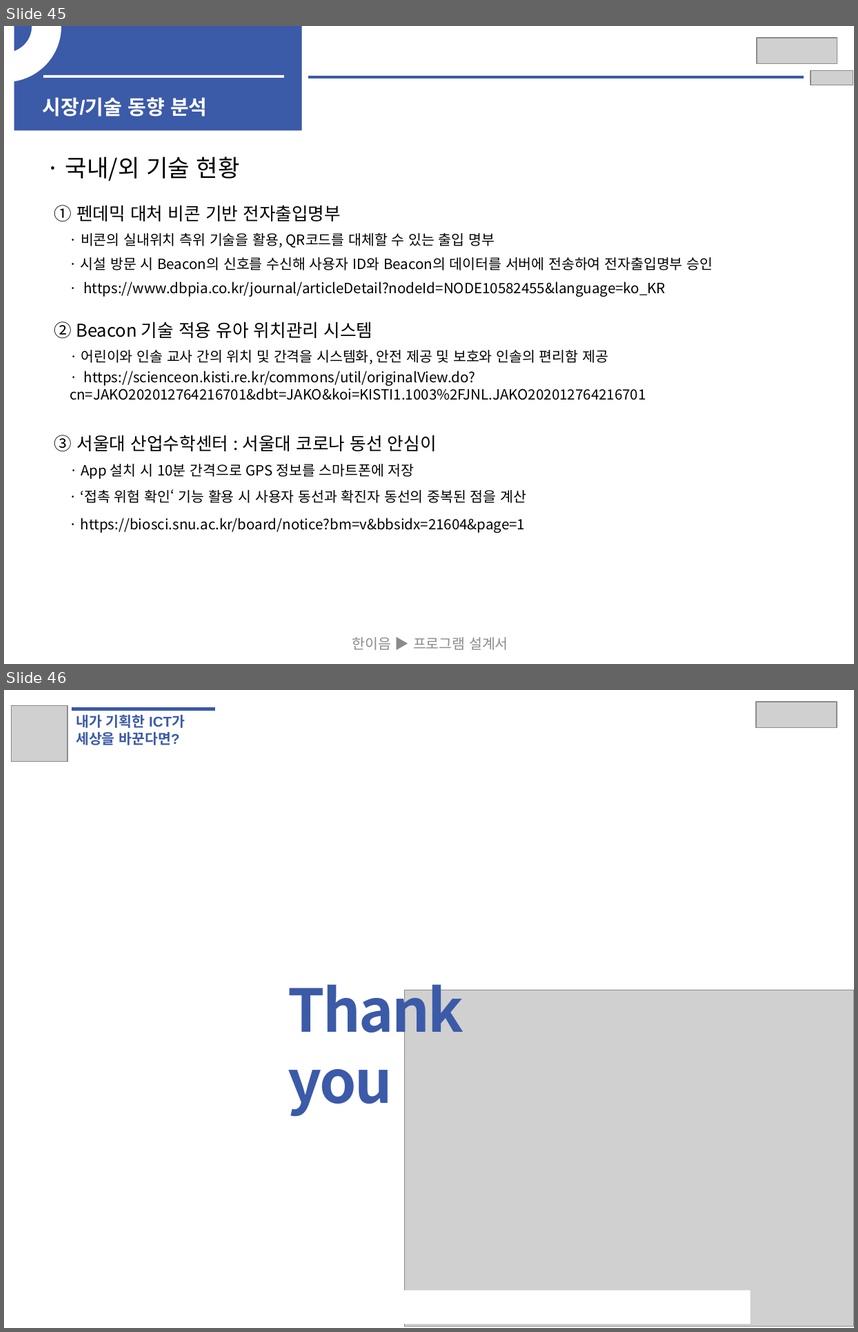
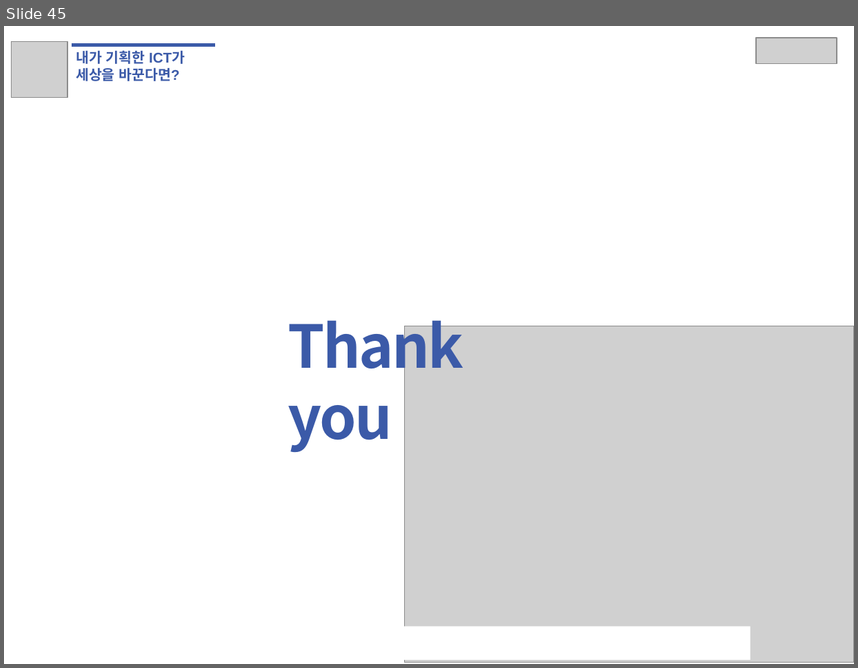
Before and after one commit to KPU-Veritas/Tracking-Management-System, a slide deck: Report/한이음/SW개발_HW제작설계서_응용소프트웨어.pptx. Shown one above the other, each under a label of ours: slides 45 and 46 before the commit, slide 45 after it. The pictures are 858x1332 and 858x668 pixels, drawn with LibreOffice and Linux fonts; fonts in the diff are those of the drawing; grey boxes stand for pictures. Boxes give left, top, right and bottom in pixels: in the first picture for what was removed or moved away, otherwise in the second. Text is boxed around its words. In the diff, an @@ line names an element or a change of style, - is before the commit and + after.

Commit message:
S2-3 작품설명서, 한이음 중간보고서 업로드

```diff
--- a/Report/한이음/SW개발_HW제작설계서_응용소프트웨어.pptx
+++ b/Report/한이음/SW개발_HW제작설계서_응용소프트웨어.pptx
@@ slide 45 removed at [4,26,854,664], background #FFFFFF @@
@@ arch (boxed as its full ring) removed at [4,26,60,81] @@
@@ rectangle removed at [14,26,302,131] @@
@@ picture removed at [757,38,838,63] @@
@@ line removed from (43, 76) to (285, 76) @@
@@ line removed from (308, 77) to (804, 77) @@
@@ picture removed at [811,70,853,85] @@
@@ text removed at [43,97,208,116] @@
-시장/기술 동향 분석
@@ text removed at [65,156,240,181] @@
-· 국내/외 기술 현황
@@ text removed at [54,205,341,222] @@
-① 펜데믹 대처 비콘 기반 전자출입명부
@@ text removed at [81,233,495,247] @@
-· 비콘의 실내위치 측위 기술을 활용, QR코드를 대체할 수 있는 출입 명부
@@ text removed at [81,257,713,270] @@
-· 시설 방문 시 Beacon의 신호를 수신해 사용자 ID와 Beacon의 데이터를 서버에 전송하여 전자출입명부 승인
@@ text removed at [83,281,665,385] @@
-· https://www.dbpia.co.kr/journal/articleDetail?nodeId=NODE10582455&language=ko_KR
@@ text removed at [54,321,372,339] @@
-② Beacon 기술 적용 유아 위치관리 시스템
@@ text removed at [81,350,608,364] @@
-· 어린이와 인솔 교사 간의 위치 및 간격을 시스템화, 안전 제공 및 보호와 인솔의 편리함 제공
@@ text removed at [70,370,646,400] @@
-· https://scienceon.kisti.re.kr/commons/util/originalView.do?cn=JAKO202012764216701&dbt=JAKO&koi=KISTI1.1003%2FJNL.JAKO202012764216701
@@ text removed at [54,434,437,452] @@
-③ 서울대 산업수학센터 : 서울대 코로나 동선 안심이
@@ text removed at [81,463,415,479] @@
-· App 설치 시 10분 간격으로 GPS 정보를 스마트폰에 저장
@@ text removed at [81,489,526,503] @@
-· ‘접촉 위험 확인‘ 기능 활용 시 사용자 동선과 확진자 동선의 중복된 점을 계산
@@ text removed at [81,517,526,532] @@
-· https://biosci.snu.ac.kr/board/notice?bm=v&bbsidx=21604&page=1
@@ rectangle removed at [94,606,756,657] @@
@@ text removed at [341,637,529,650] @@
-※ 본문의 예시 내용을 지우고 과제 내용으로 변경하여 사용하세요
@@ text removed at [352,637,508,650] @@
-한이음 ▶ 프로그램 설계서
@@ what was slide 46 is now slide 45 @@
```
Also in this commit, not shown: 1 slide changed, 1 other file.
